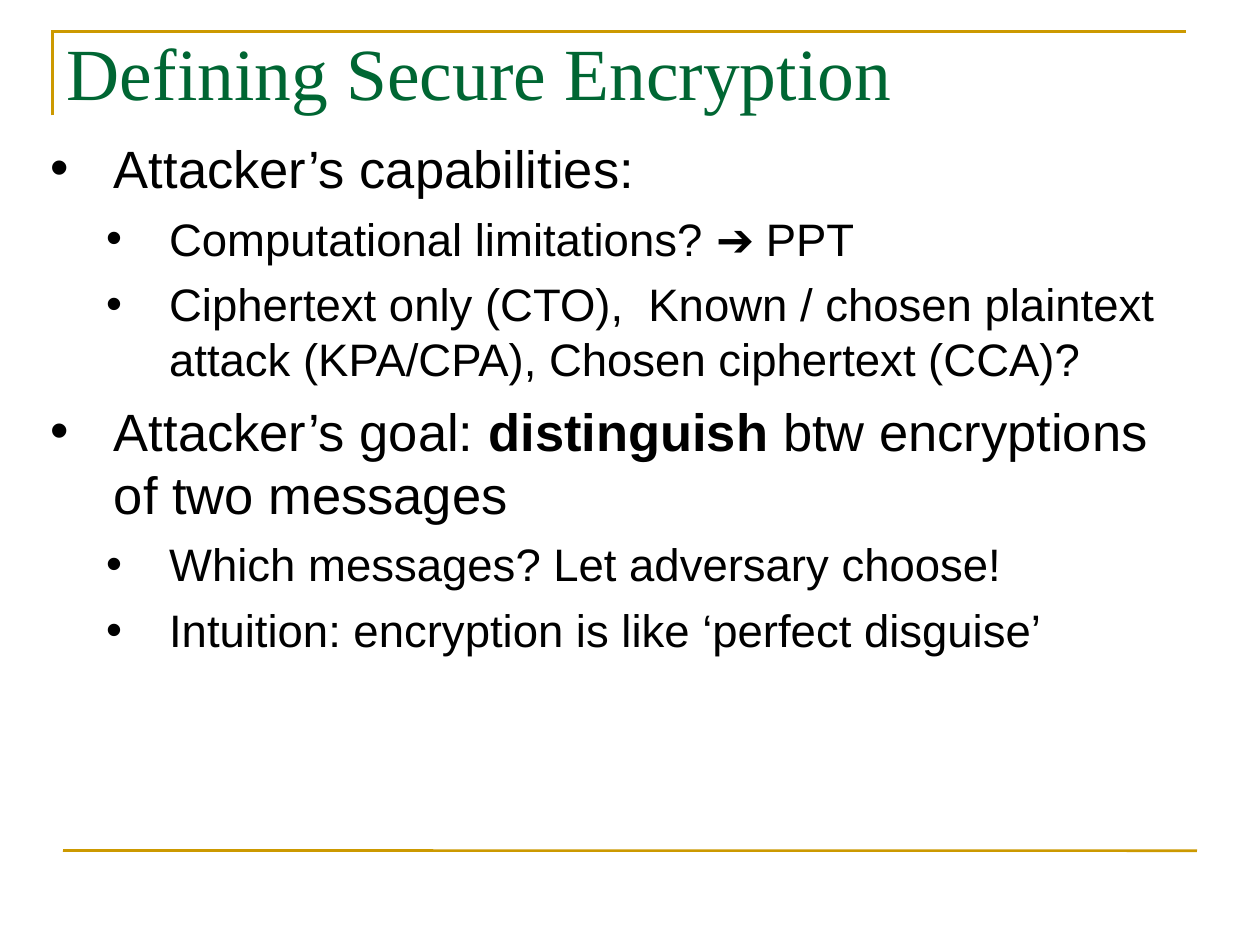
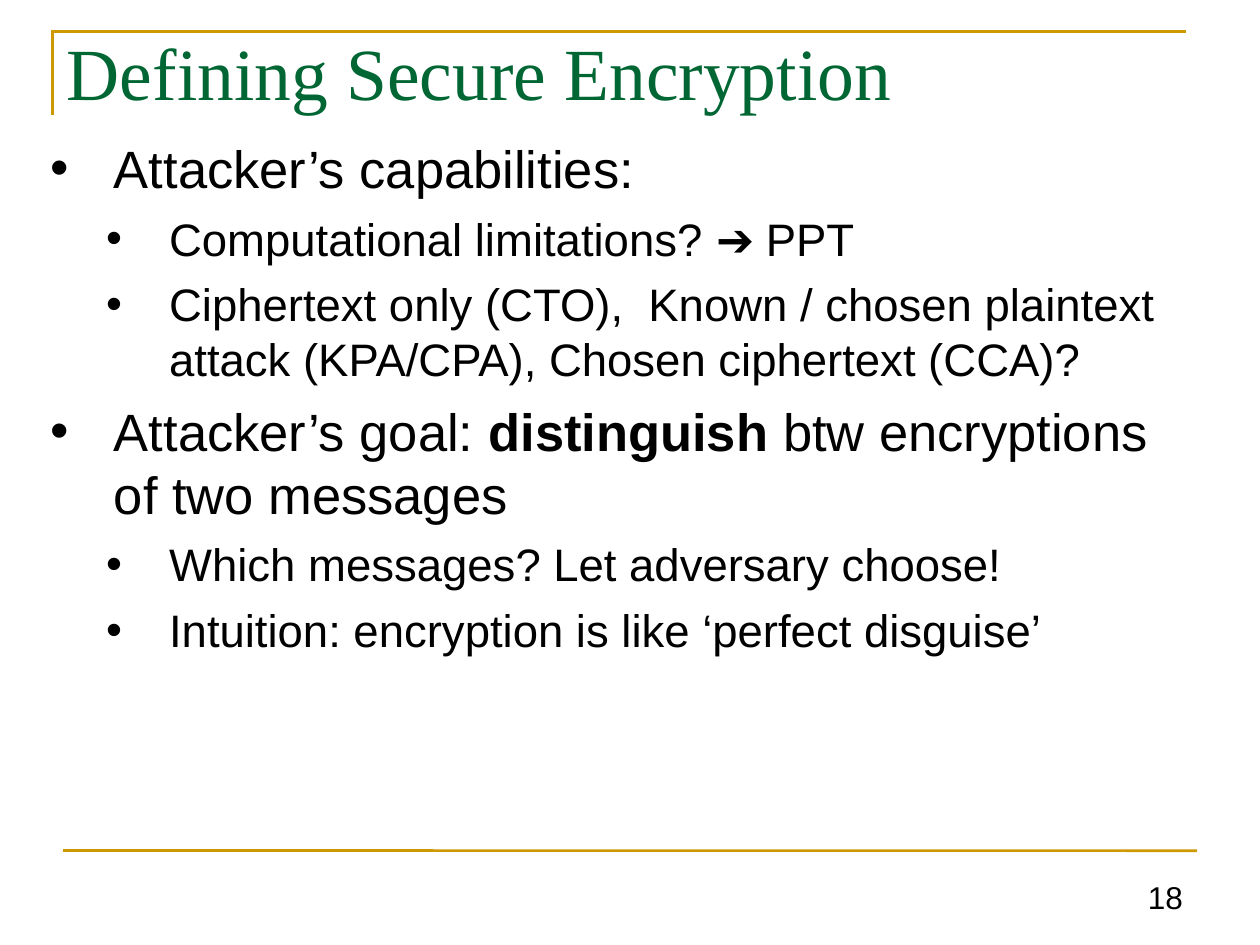
Before and after one commit to GhadaAlmashaqbeh/GhadaAlmashaqbeh.github.io, a slide deck: slide 18 of courses/cse3400-s2021/lecture4.pptx. Drawn at 1260x945 pixels with LibreOffice and Linux fonts; fonts in the diff are those of the drawing. Boxes give left, top, right and bottom in pixels: in the first picture for what was removed or moved away, otherwise in the second. Text is boxed around its words. In the diff, an @@ line names an element or a change of style, - is before the commit and + after.

```diff
--- a/courses/cse3400-s2021/lecture4.pptx
+++ b/courses/cse3400-s2021/lecture4.pptx
@@ page number added at box(1148, 887, 1183, 910), 18 pt, text #000000 @@
+18
```
Also in this commit, not shown: 32 other slides changed, 21 slides removed, 4 other files.
